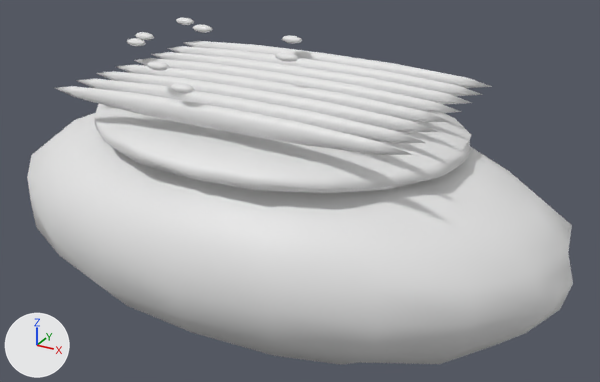
The glTF model models/catch_breads/bread_yakisoba.glb: old version first, new version second.
Both versions are drawn from a 50 mm lens placed at (0.603, -1.018, 0.556), pointed at (0.035, 0.014, 0.04). Lighting does not change. The marker at lower left points along +X, +Y and +Z. The older version comes first. Where no turn or scale is listed for an object, it has been applied to the vertices.

In view in the first picture: 'ふっくらした生地.005', '具材を載せるくぼみ.005', '焼きそばの麺', '焼きそばの麺.001', '焼きそばの麺.002', '焼きそばの麺.003', '焼きそばの麺.004', '焼きそばの麺.005', '焼きそばの麺.006', '焼きそばの麺.007', '青のり', '青のり.001', '青のり.002', '青のり.003', '青のり.004', '青のり.005', '青のり.006', '青のり.007'.
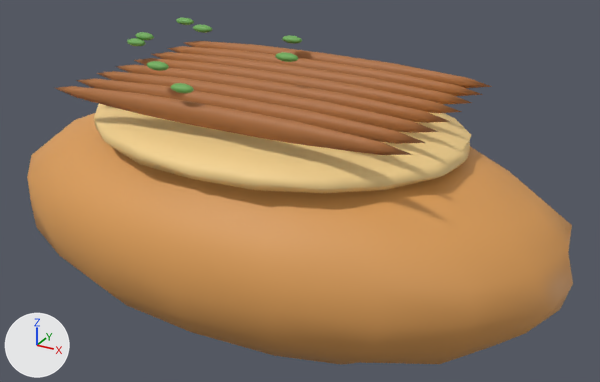
What differs and where, as boxes [x1, y1, x2, y2] in the pictures (600 x 382 px):
'ふっくらした生地.005', recoloured (white to orange): [27, 113, 573, 365] in both
'具材を載せるくぼみ.005', recoloured (white to beige): [94, 104, 471, 193] in both
'焼きそばの麺', recoloured (white to brown): [56, 86, 410, 155] in both
'焼きそばの麺.001', recoloured (white to brown): [76, 78, 426, 144] in both
'焼きそばの麺.002', recoloured (white to brown): [97, 71, 439, 133] in both
'焼きそばの麺.003', recoloured (white to brown): [115, 65, 450, 123] in both
'焼きそばの麺.004', recoloured (white to brown): [134, 58, 461, 113] in both
'焼きそばの麺.005', recoloured (white to brown): [152, 52, 472, 104] in both
'焼きそばの麺.006', recoloured (white to brown): [167, 46, 483, 96] in both
'焼きそばの麺.007', recoloured (white to brown): [184, 41, 492, 88] in both
'青のり.003', recoloured (white to green): [171, 83, 194, 93] in both
'青のり.006', recoloured (white to green): [275, 52, 299, 62] in both
'青のり', recoloured (white to green): [147, 61, 169, 71] in both
'青のり.004', recoloured: [282, 35, 302, 44] in both
'青のり.005', recoloured: [193, 25, 213, 33] in both
'青のり.002', recoloured: [127, 38, 146, 46] in both
'青のり.001', recoloured: [135, 32, 154, 40] in both
'青のり.007', recoloured: [176, 18, 194, 25] in both

Edits to the bpy script that builds the scene:
```text
Change mat_焼きたての山吹色:
    mat_焼きたての山吹色.base_color: (0.8, 0.8, 0.8) -> (0.72, 0.34, 0.095)  # white #e7e7e7 -> orange #dd9e57
Change mat_薄焼きの生地:
    mat_薄焼きの生地.base_color: (0.8, 0.8, 0.8) -> (0.92, 0.65, 0.27)  # white #e7e7e7 -> beige #f6d38e
Change mat_香ばしい焼き目:
    mat_香ばしい焼き目.base_color: (0.8, 0.8, 0.8) -> (0.43, 0.16, 0.045)  # white #e7e7e7 -> brown #af6f3c
Change mat_青菜_ハーブ:
    mat_青菜_ハーブ.base_color: (0.8, 0.8, 0.8) -> (0.16, 0.42, 0.1)  # white #e7e7e7 -> green #6fad59
```
